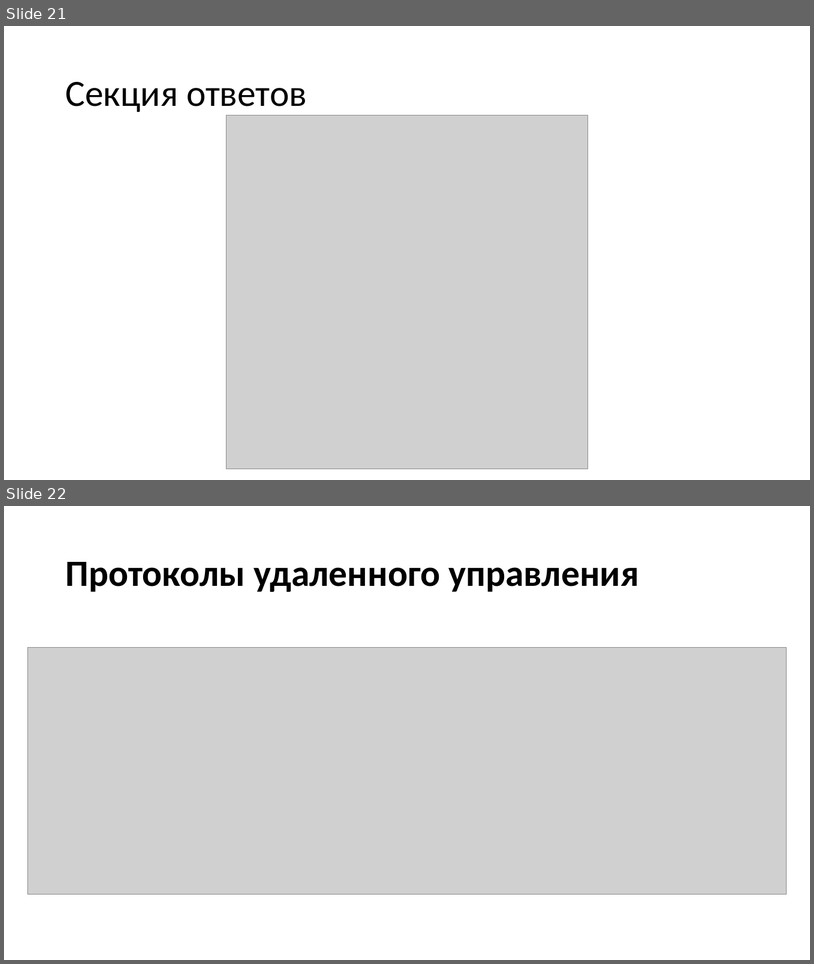
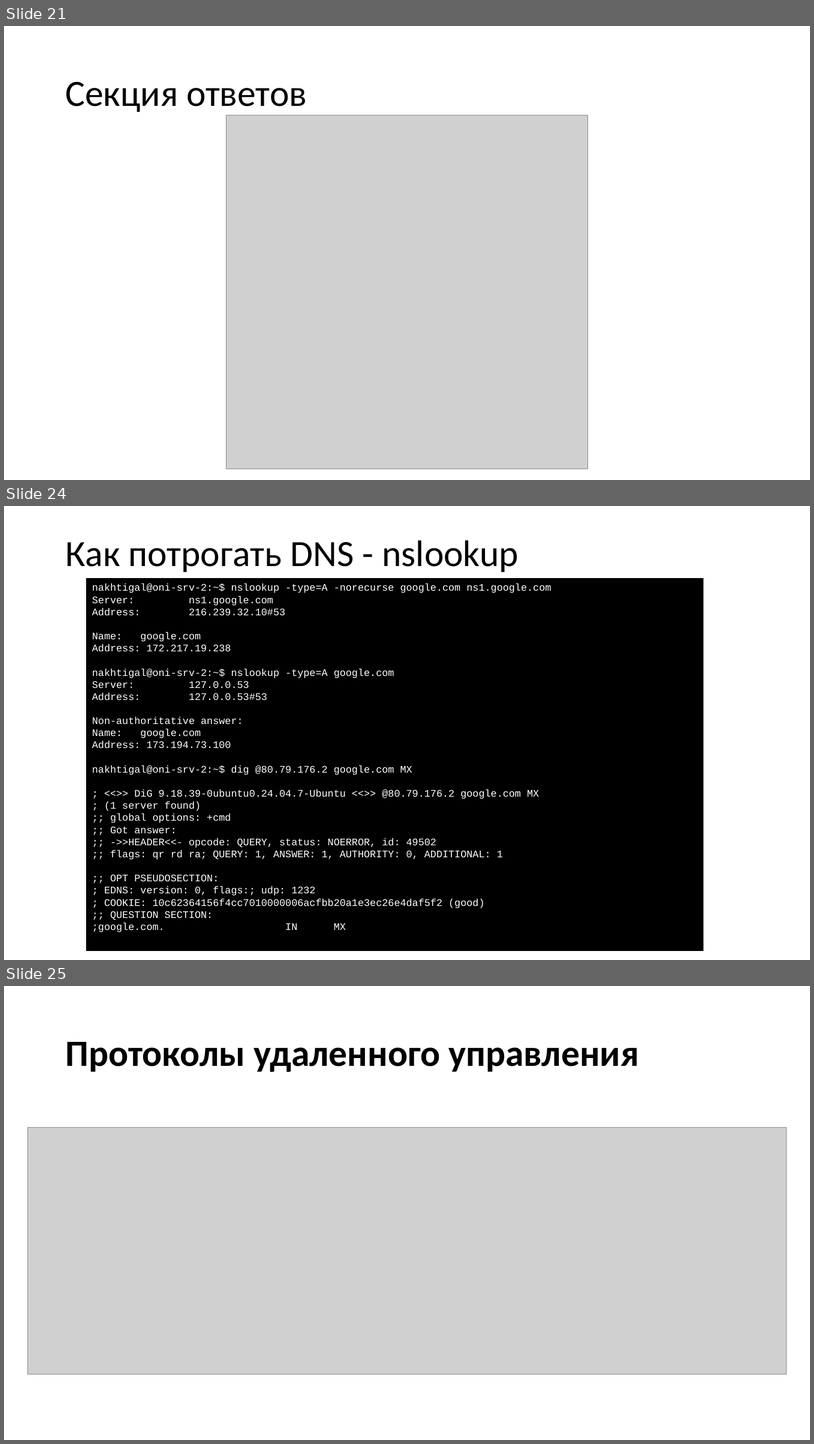
Before and after one commit to gas533/itn, a slide deck: 1.9 Application Layer/1.9 Application Layer.pptx. Shown one above the other, each under a label of ours: slides 21 and 22 before the commit, slides 21, 24 and 25 after it; the slides between them are not shown. The pictures are 814x964 and 814x1444 pixels, drawn with LibreOffice and Linux fonts; fonts in the diff are those of the drawing; grey boxes stand for pictures. Boxes give left, top, right and bottom in pixels: in the first picture for what was removed or moved away, otherwise in the second. Text is boxed around its words. In the diff, an @@ line names an element or a change of style, - is before the commit and + after.

```diff
--- a/1.9 Application Layer/1.9 Application Layer.pptx
+++ b/1.9 Application Layer/1.9 Application Layer.pptx
@@ slide 24 added at box(4, 506, 810, 960), background #FFFFFF @@
@@ title added at box(65, 540, 518, 572), 44 pt, text #000000 @@
+Как потрогать DNS - nslookup
@@ rectangle added at box(86, 578, 704, 951), fill #000000, 12 pt, text #FFFFFF @@
+nakhtigal@oni-srv-2:~$ nslookup -type=A -norecurse google.com ns1.google.com
+Server: ns1.google.com
+Address: 216.239.32.10#53
+Name: google.com
+Address: 172.217.19.238
+nakhtigal@oni-srv-2:~$ nslookup -type=A google.com
+Server: 127.0.0.53
+Address: 127.0.0.53#53
+Non-authoritative answer:
+Name: google.com
+Address: 173.194.73.100
+nakhtigal@oni-srv-2:~$ dig @80.79.176.2 google.com MX
+; <<>> DiG 9.18.39-0ubuntu0.24.04.7-Ubuntu <<>> @80.79.176.2 google.com MX
+; (1 server found)
+;; global options: +cmd
+;; Got answer:
+;; ->>HEADER<<- opcode: QUERY, status: NOERROR, id: 49502
+;; flags: qr rd ra; QUERY: 1, ANSWER: 1, AUTHORITY: 0, ADDITIONAL: 1
+;; OPT PSEUDOSECTION:
+; EDNS: version: 0, flags:; udp: 1232
+; COOKIE: 10c62364156f4cc7010000006acfbb20a1e3ec26e4daf5f2 (good)
+;; QUESTION SECTION:
+;google.com. IN MX
@@ what was slide 22 is now slide 25 @@
```
Also in this commit, not shown: 7 slides changed, 6 other slides added, 3 slides removed, 1 other file.
